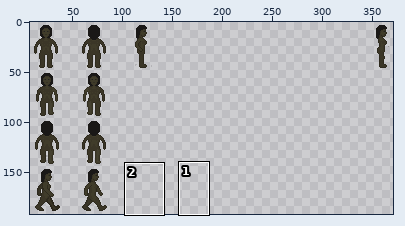
Sprite sheet, stored at dist/media/textures/kadijah.png. The first picture is a wide view before the edit; the outline marks the close-up.
Close-up. Old version:
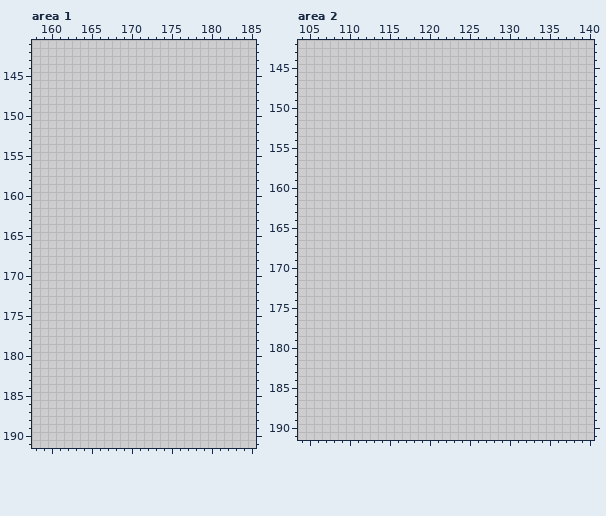
The file is 384x192 pixels. Pixels under 10% opacity are left out. Colours within 5 levels of each other are drawn and written as one. Shown: area 1: x 158..185, y 141..191; area 2: x 104..140, y 142..191. The wide view leaves out empty margins. The commit also changed other parts of the picture, which this record leaves out.
The result:
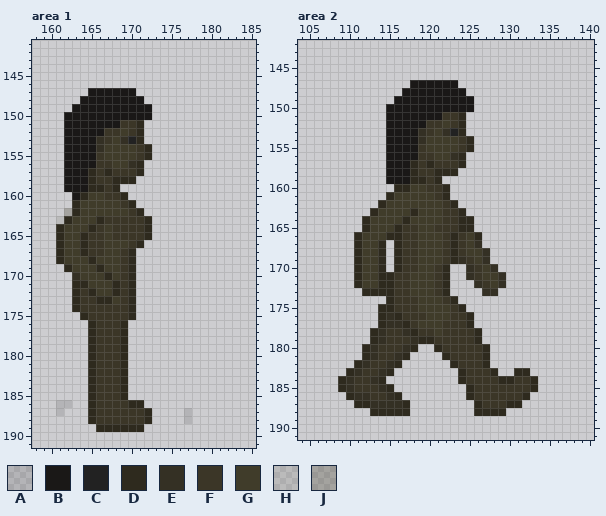
Palette (. is transparent): A #0000001f  B #1a1817  C #222222  D #2e2a1e  E #343024  F #3b3627  G #403c2a  H #45412d21  J #45412d4d
Changes in this commit:
Changed rows in their new state; - is an unchanged pixel.
Area 1:
first column x 161:
147 ----BBBBBB-------
148 ---BBBBBBBB------
149 --BBBBBBBBBB-----
150 -BBBBBBBBBBB-----
151 -BBBBBBBFFD------
152 -BBBBBFFGFD------
153 -BBBBEFGECD------
154 -BBBBEGGGGFD-----
155 -BBBBFGGGGFD-----
156 -BBBBFFGGED------
157 -BBBDFDFFFD------
158 -BBBDFFDDD-------
159 -BBBDDFD---------
160 --BDGGFFD--------
161 --DGGGGGFD-------
162 -JDGGGGGGFD------
163 HDGGGDFFFFFD-----
164 DGGGDFGFFFFD-----
165 DGGDFFGFFFFD-----
166 DGGDFFGGGFD------
167 DGGDFFGGFD-------
168 DGGGDGGGFD-------
169 -DGGGDGGFD-------
170 --EGGGDGFD-------
171 --DDGGGDFD-------
172 --DFDGGDFD-------
173 --DFFDDGFD-------
174 --DFFFFFFD-------
175 ---DFFFFFD-------
176 ----DFFFD--------
177 ----DFFFD--------
178 ----DFFFD--------
179 ----DFFFD--------
180 ----DFFFD--------
181 ----DFFFD--------
182 ----DFFFD--------
183 ----DFFFD--------
184 ----DFFFD--------
185 ----DFFFD--------
186 AA--DFFFFDD------
187 A---DFFFFFFD----A
188 ----DFFFFFFD----A
189 -----DDDDDD------
Area 2:
first column x 109:
147 ---------BBBBBB----------
148 --------BBBBBBBB---------
149 -------BBBBBBBBBB--------
150 ------BBBBBBBBBBB--------
151 ------BBBBBBBFFD---------
152 ------BBBBBFFGFD---------
153 ------BBBBEFGECD---------
154 ------BBBBEGGGGFD--------
155 ------BBBBFGGGGFD--------
156 ------BBBBFFGGED---------
157 ------BBBDFDFFFD---------
158 ------BBBDFFDDD----------
159 ------BBBDDFD------------
160 -------DDGGFFD-----------
161 ------DGGGGGFD-----------
162 -----DGGGGGGGFD----------
163 ----DGGGGDGGGFFD---------
164 ---DGGGGDGGGGFFDD--------
165 ---DGGGDFFGGFFFDD--------
166 --DGGGDDFFGGGFDFGD-------
167 --DGGD-DFFGGGFDFGE-------
168 --DGGD-DFFGGGFDFGGE------
169 --DGGD-DFFGGGFDEFGE------
170 --DGGD-DFFGGFD--EFGE-----
171 --DGGDDFFGGGFD--EFGGE----
172 --DGGDDFFGGGFD---EFGE----
173 ---DDDDFFGGGFD----EE-----
174 ------DFFFGGGFD----------
175 -----DDFFFGGGGFD---------
176 -----DEDFFFGGGFFD--------
177 -----DEEDFGGGFFFD--------
178 ----DEFFEDFFGFFFFD-------
179 ----DEFFFEDDFFFFFD-------
180 ---DEFFFED--DFFFFFD------
181 ---DEFFED----DFFFFD------
182 --DEFFED------DFFFD------
183 -DEFFED--------DFFFD--DD-
184 DEFFED---------DFFFFDDFFD
185 DEFFFED---------DFFFFFFFD
186 -DEEFFED--------DFFFFFFD-
187 --DDEEEED--------DFFFDD--
188 ----DDDDD--------DDDD----
